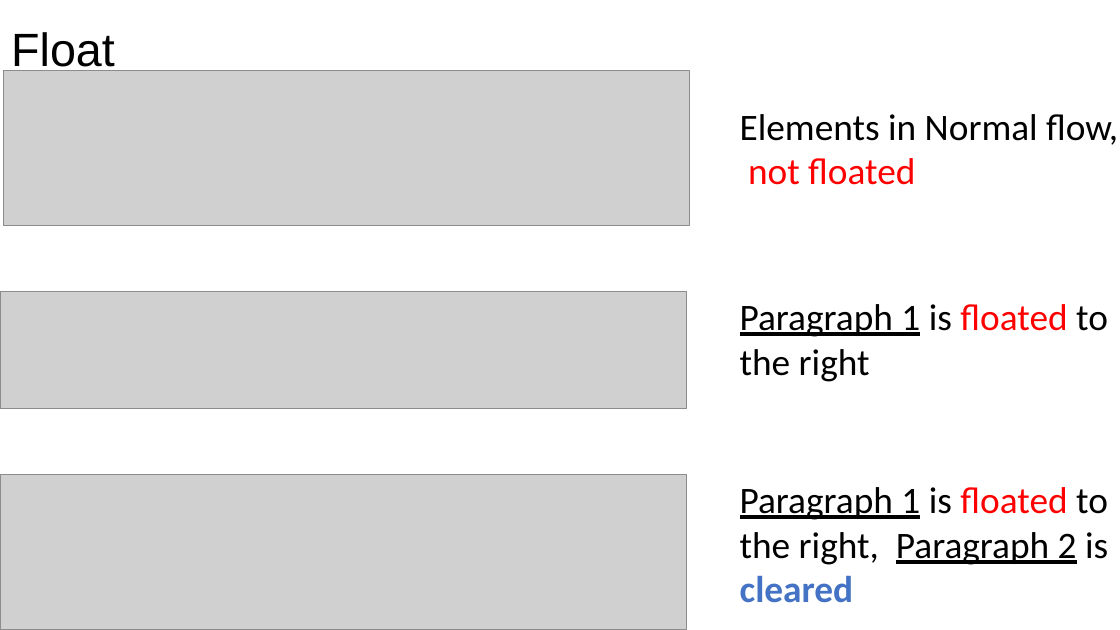
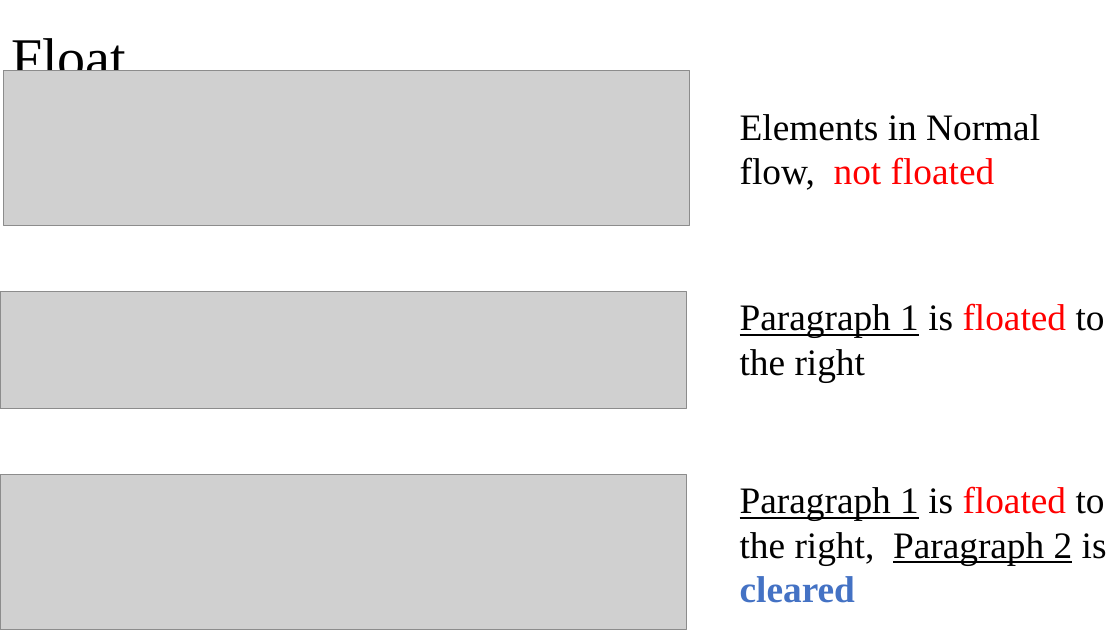
Before and after one commit to manglayev/nu-courses-material, a slide deck: slide 10 of CSCI-111/week-4/week-4-lecture.pptx. Drawn at 1120x630 pixels with LibreOffice and Linux fonts; fonts in the diff are those of the drawing; grey boxes stand for pictures. Boxes give left, top, right and bottom in pixels: in the first picture for what was removed or moved away, otherwise in the second. Text is boxed around its words. In the diff, an @@ line names an element or a change of style, - is before the commit and + after.

```diff
--- a/CSCI-111/week-4/week-4-lecture.pptx
+++ b/CSCI-111/week-4/week-4-lecture.pptx
@@ title "Float" at <box>11,38,126,87</box>: size 30 to 36 pt, font Arial to Times New Roman @@
@@ font Calibri to Times New Roman in 3 elements at <box>740,114,1040,190</box>, <box>740,303,1105,382</box>, <box>740,486,1107,603</box> @@
```
Also in this commit, not shown: 4 other slides changed, 4 other files.
